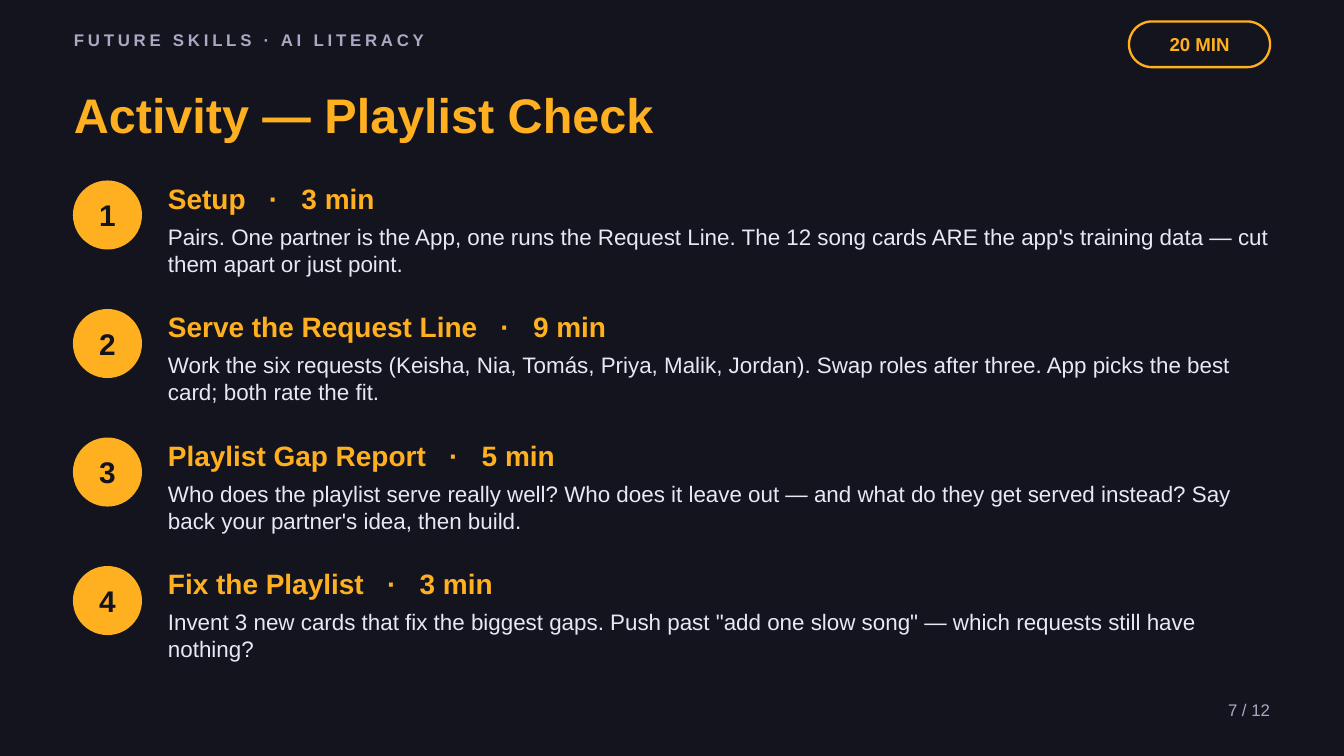
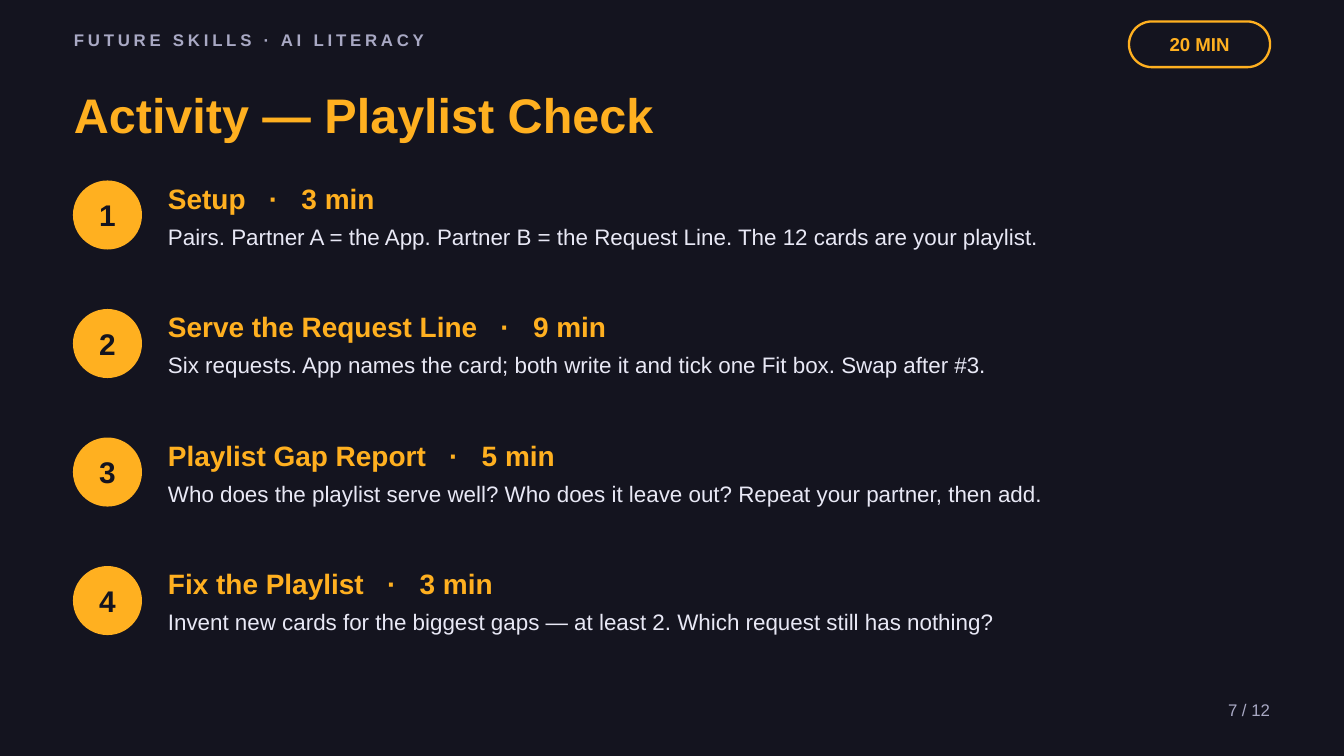
Before and after one commit to phiunit/tptphi, a slide deck: slide 7 of products/ai-training-data-crate/dist/What's in the Playlist - Slides.pptx. Drawn at 1344x756 pixels with LibreOffice and Linux fonts; fonts in the diff are those of the drawing. Boxes give left, top, right and bottom in pixels: in the first picture for what was removed or moved away, otherwise in the second. Text is boxed around its words. In the diff, an @@ line names an element or a change of style, - is before the commit and + after.

```diff
--- a/products/ai-training-data-crate/dist/What's in the Playlist - Slides.pptx
+++ b/products/ai-training-data-crate/dist/What's in the Playlist - Slides.pptx
@@ text at [168,228,1038,250]: text changed @@
-Pairs. One partner is the App, one runs the Request Line. The 12 song cards ARE the app's training data — cut them apart or just point.
+Pairs. Partner A = the App. Partner B = the Request Line. The 12 cards are your playlist.
@@ text at [168,356,985,378]: text changed @@
-Work the six requests (Keisha, Nia, Tomás, Priya, Malik, Jordan). Swap roles after three. App picks the best card; both rate the fit.
+Six requests. App names the card; both write it and tick one Fit box. Swap after #3.
@@ text at [168,485,1041,507]: text changed @@
-Who does the playlist serve really well? Who does it leave out — and what do they get served instead? Say back your partner's idea, then build.
+Who does the playlist serve well? Who does it leave out? Repeat your partner, then add.
@@ text at [168,613,993,635]: text changed @@
-Invent 3 new cards that fix the biggest gaps. Push past "add one slow song" — which requests still have nothing?
+Invent new cards for the biggest gaps — at least 2. Which request still has nothing?
```
Also in this commit, not shown: 9 other slides changed, 32 other files.
